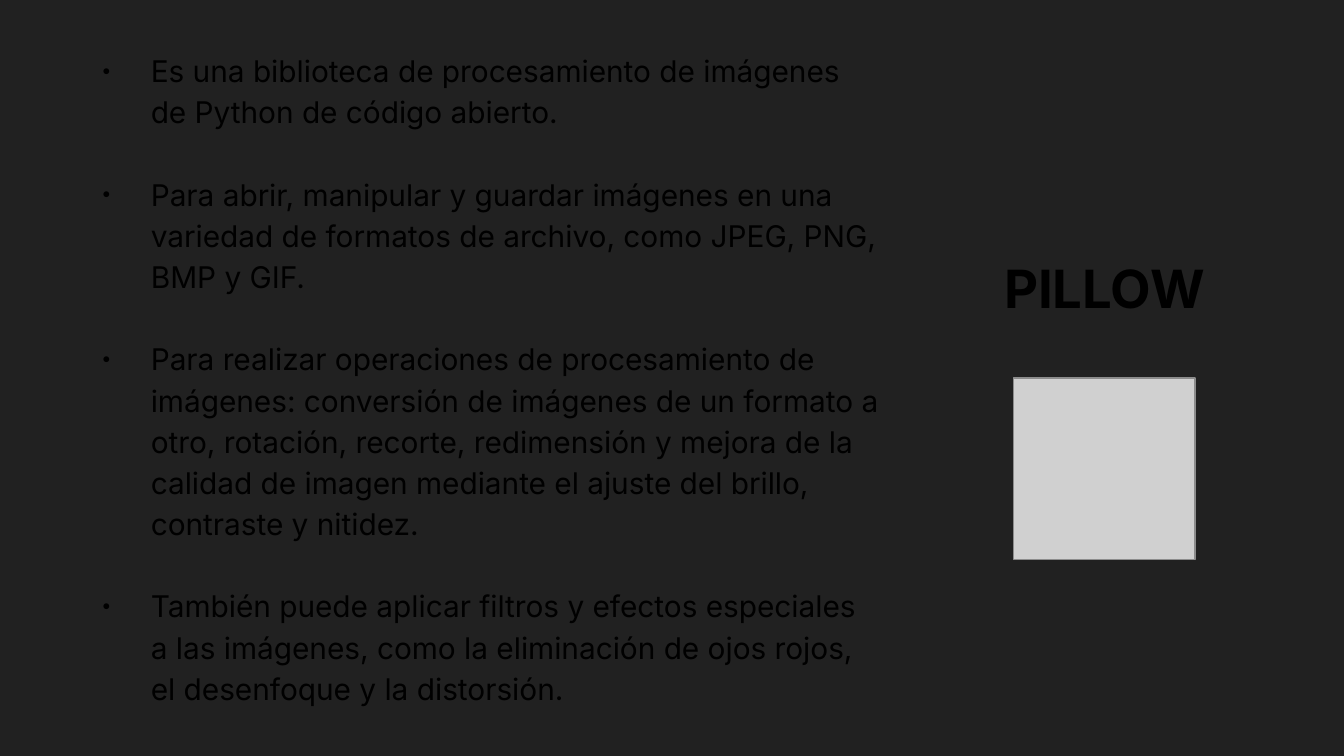
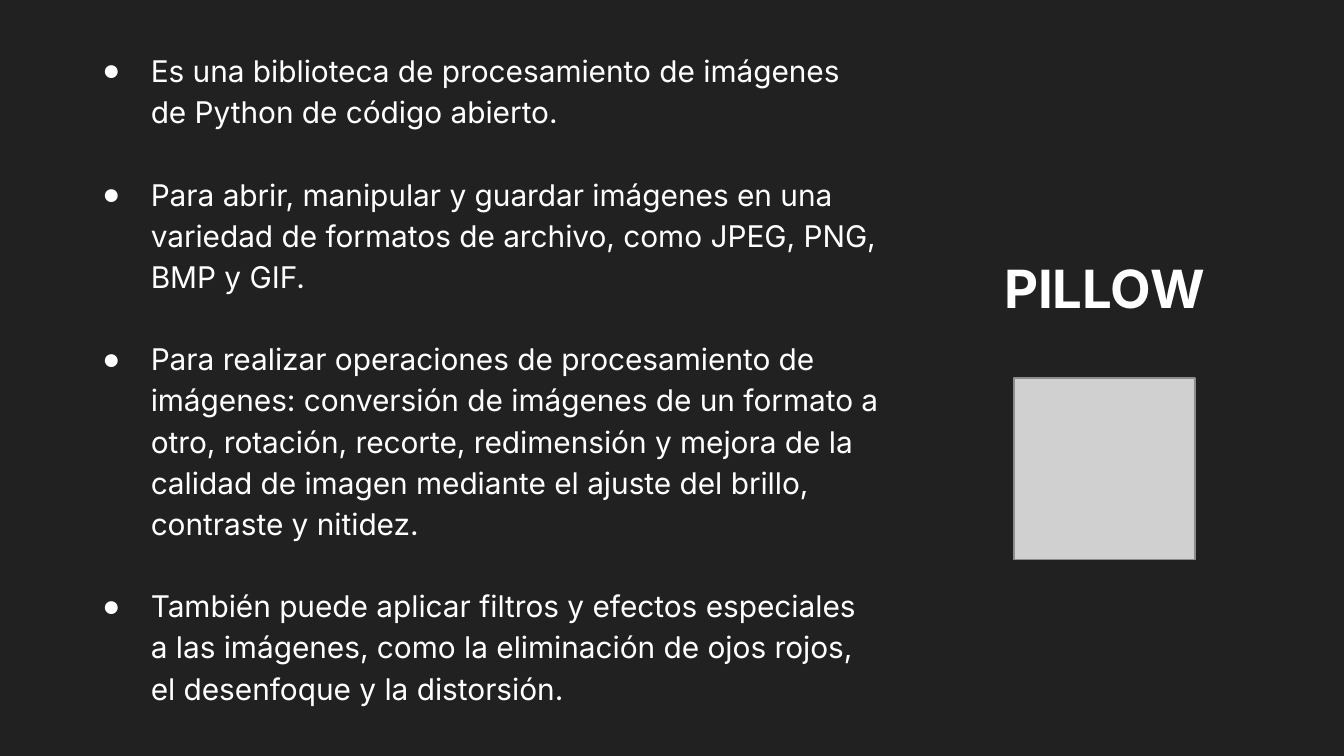
Before and after one commit to VataUTN/Deteccion_de_Figuras_Geometricas, a slide deck: slide 13 of Parcial MI.odp. Drawn at 1344x756 pixels with LibreOffice and Linux fonts; fonts in the diff are those of the drawing; grey boxes stand for pictures. Boxes give left, top, right and bottom in pixels: in the first picture for what was removed or moved away, otherwise in the second. Text is boxed around its words. In the diff, an @@ line names an element or a change of style, - is before the commit and + after.

Commit message:
Cambiando Formato de diapositivas 12,13 y 14 y agregando metodología Scrum y links

```diff
--- a/Parcial MI.odp
+++ b/Parcial MI.odp
@@ text added at <box>151,59,878,706</box>, 16 pt, text #FFFFFF @@
+● Es una biblioteca de procesamiento de imágenes de Python de código abierto.
+● Para abrir, manipular y guardar imágenes en una variedad de formatos de archivo, como JPEG, PNG, BMP y GIF.
+● Para realizar operaciones de procesamiento de imágenes: conversión de imágenes de un formato a otro, rotación, recorte, redimensión y mejora de la calidad de imagen mediante el ajuste del brillo, contraste y nitidez.
+● También puede aplicar filtros y efectos especiales a las imágenes, como la eliminación de ojos rojos, el desenfoque y la distorsión.
@@ title added at <box>1004,269,1205,309</box>, 28.2 pt, text #FFFFFF, bold @@
+PILLOW
```
Also in this commit, not shown: 4 other slides changed, 4 slides added.
